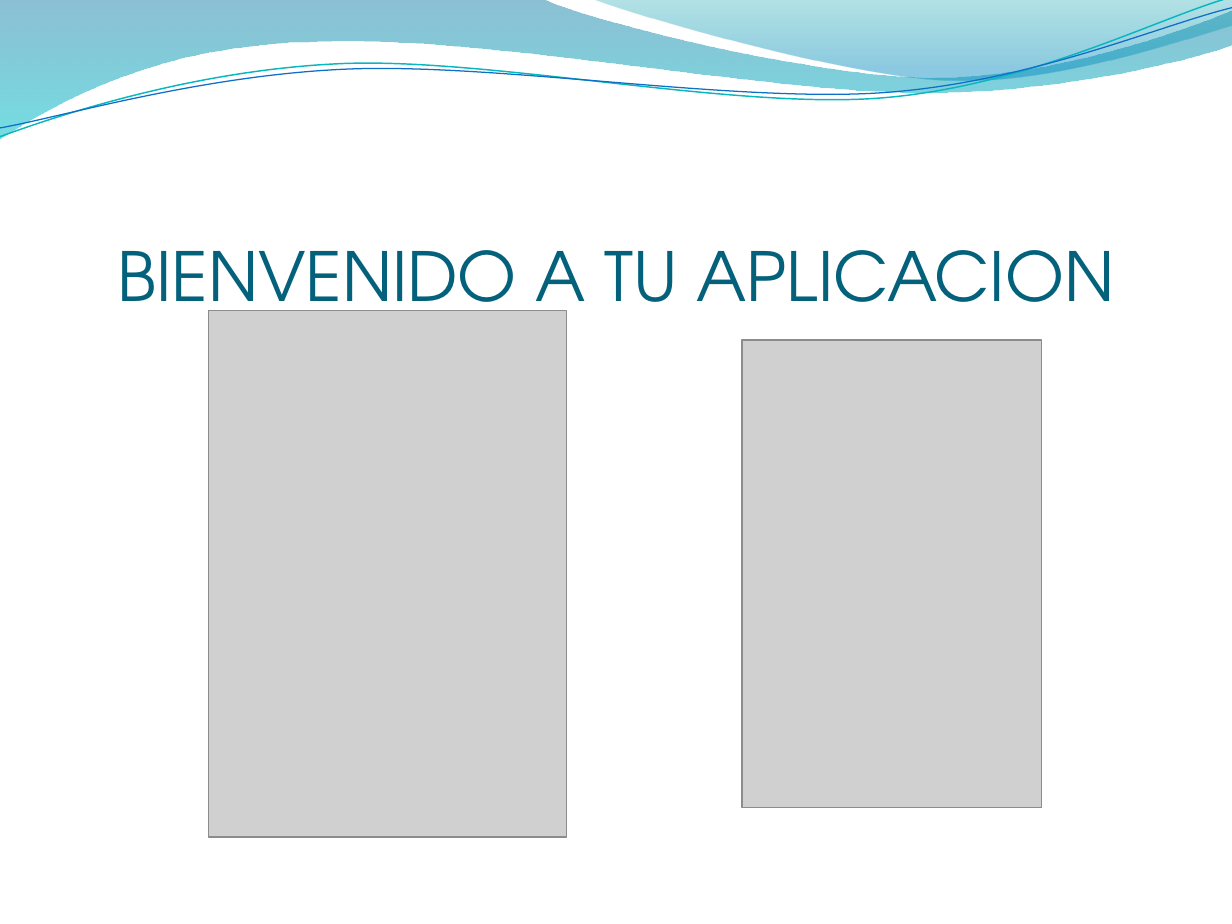
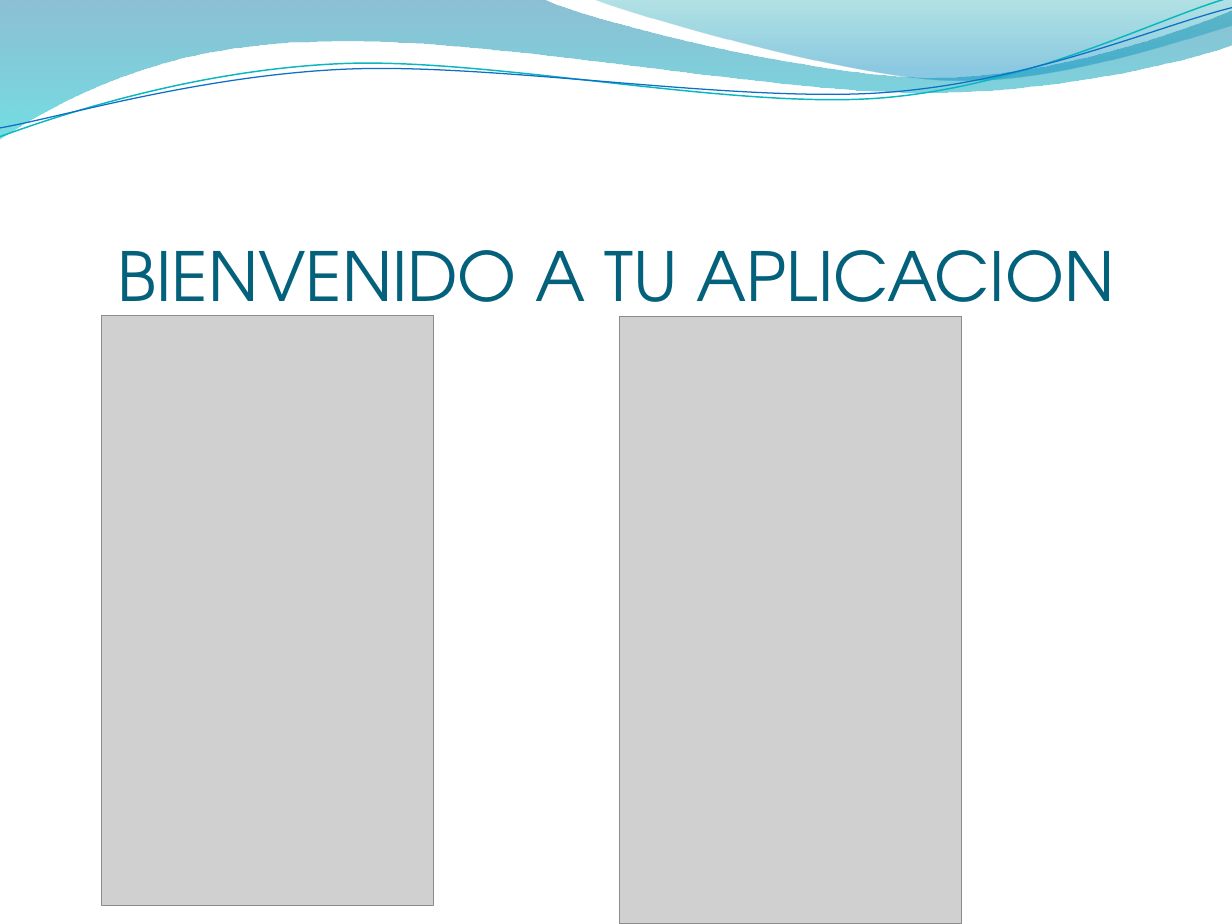
Before and after one commit to aante17/Domotic_Project, a slide deck: slide 16 of DiapositivasPST_Hometic.pptx. Drawn at 1232x924 pixels with LibreOffice and Linux fonts; fonts in the diff are those of the drawing; grey boxes stand for pictures; background and template pictures are left out. Boxes give left, top, right and bottom in pixels: in the first picture for what was removed or moved away, otherwise in the second. Text is boxed around its words. In the diff, an @@ line names an element or a change of style, - is before the commit and + after.

Commit message:
Se agrego el cambio de las imagenes de la aplicacion final.
Estas diapositivas son las finales para la presentacion

```diff
--- a/DiapositivasPST_Hometic.pptx
+++ b/DiapositivasPST_Hometic.pptx
@@ picture added at [102,315,435,906] @@
@@ picture removed at [208,310,567,837] @@
@@ picture added at [620,317,961,924] @@
@@ picture removed at [742,340,1041,808] @@
```
Also in this commit, not shown: 3 slides added, 2 slides removed.
